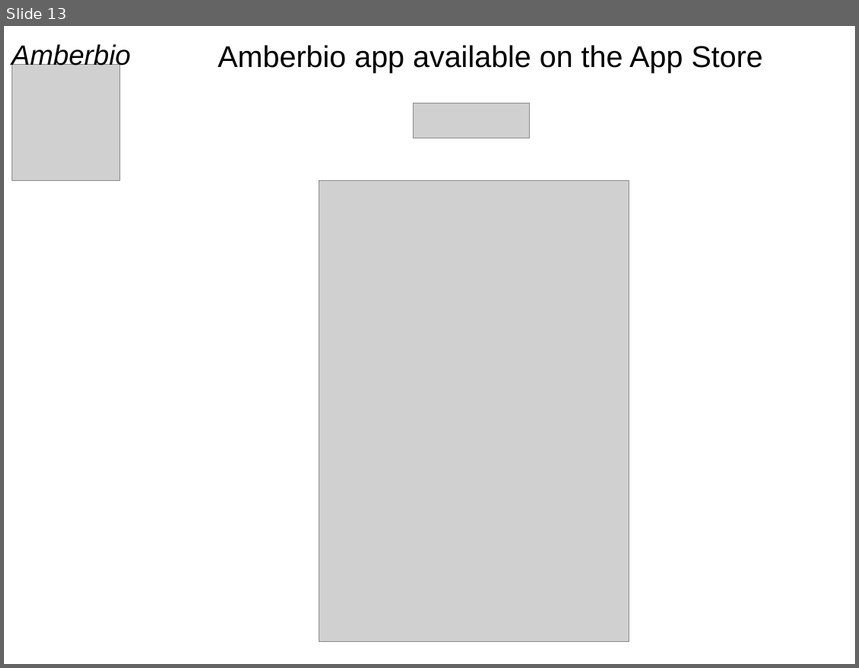
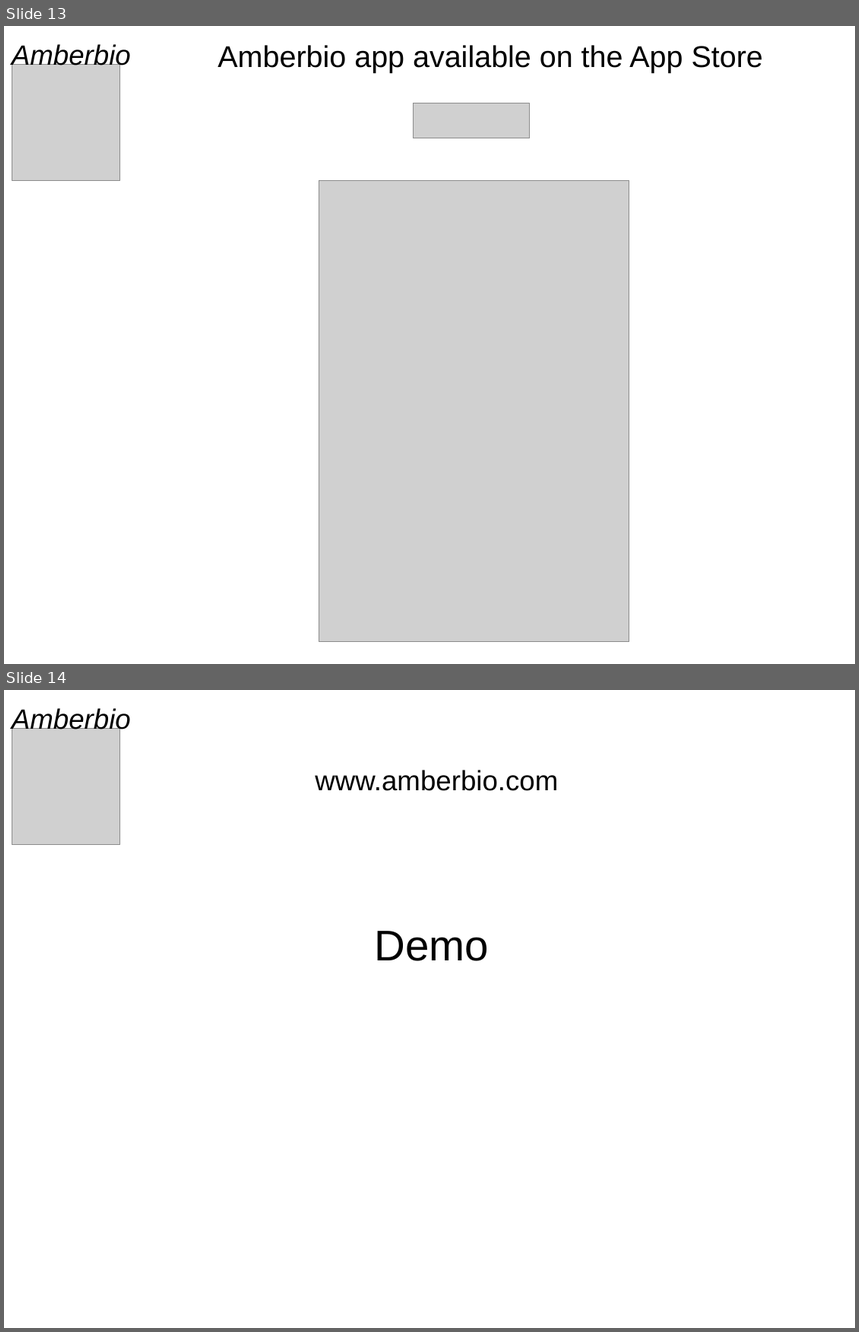
Before and after one commit to morten-krogh/amberbio-www, a slide deck: presentations/BigData.odp. Shown one above the other, each under a label of ours: slide 13 before the commit, slides 13 and 14 after it. The pictures are 859x668 and 859x1332 pixels, drawn with LibreOffice and Linux fonts; fonts in the diff are those of the drawing; grey boxes stand for pictures. Boxes give left, top, right and bottom in pixels: in the first picture for what was removed or moved away, otherwise in the second. Text is boxed around its words. In the diff, an @@ line names an element or a change of style, - is before the commit and + after.

Commit message:
big data presentation

```diff
--- a/presentations/BigData.odp
+++ b/presentations/BigData.odp
@@ slide 14 added at (4, 690, 855, 1328), background #FFFFFF @@
@@ text added at (12, 708, 131, 735), 26 pt, text #000000, italic @@
+Amberbio
@@ picture added at (12, 729, 120, 844) @@
@@ text added at (315, 770, 558, 791), 26 pt, text #000000 @@
+www.amberbio.com
@@ text added at (374, 931, 488, 961), 40 pt, text #000000 @@
+Demo
```
